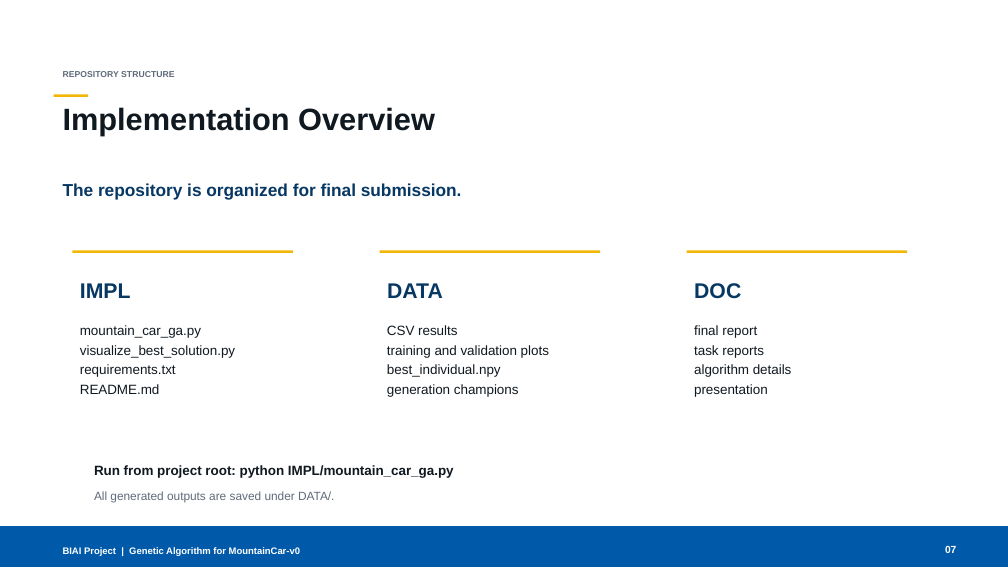
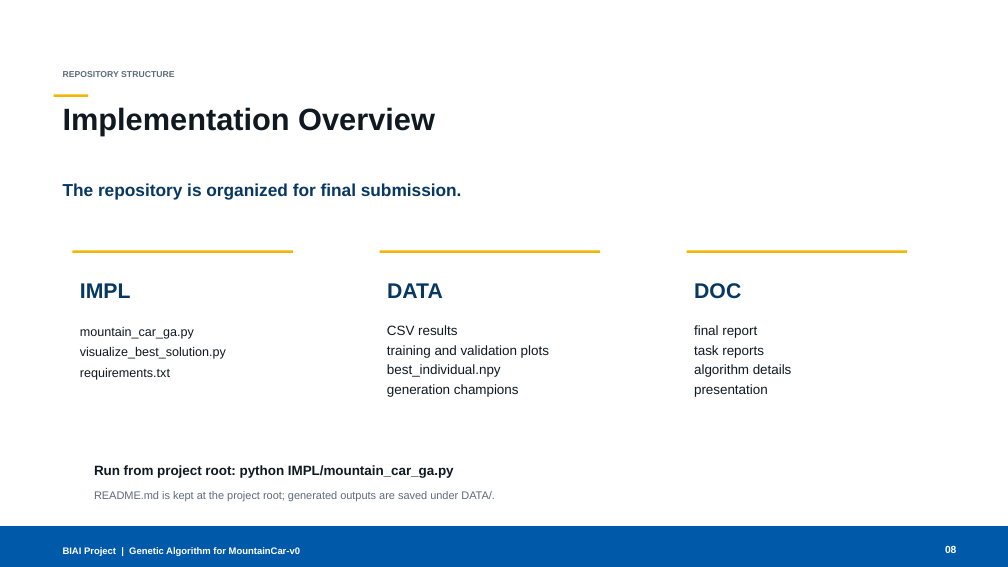
Before and after one commit to Hyunseok-Cho/BIAI, a slide deck: slide 8 of DOC/Presentation.pptx (slide 7 before the commit). Drawn at 1008x567 pixels with LibreOffice and Linux fonts; fonts in the diff are those of the drawing. Boxes give left, top, right and bottom in pixels: in the first picture for what was removed or moved away, otherwise in the second. Text is boxed around its words. In the diff, an @@ line names an element or a change of style, - is before the commit and + after.

Commit message:
Update README location and presentation flowchart

```diff
--- a/DOC/Presentation.pptx
+++ b/DOC/Presentation.pptx
@@ text "mountain_car_ga.py" at [80,327,226,380]: size 12.8 to 12 pt; line spacing 1.22 to 1.35 @@
@@ text at [80,384,160,394]: paragraph removed @@
-README.md
@@ text at [94,491,495,501]: text changed; size 11.2 to 10.5 pt @@
-All generated outputs are saved under DATA/.
+README.md is kept at the project root; generated outputs are saved under DATA/.
@@ text at [945,545,956,555]: text changed @@
-07
+08
```
Also in this commit, not shown: 5 other slides changed, 1 slide added, 1 other file.
